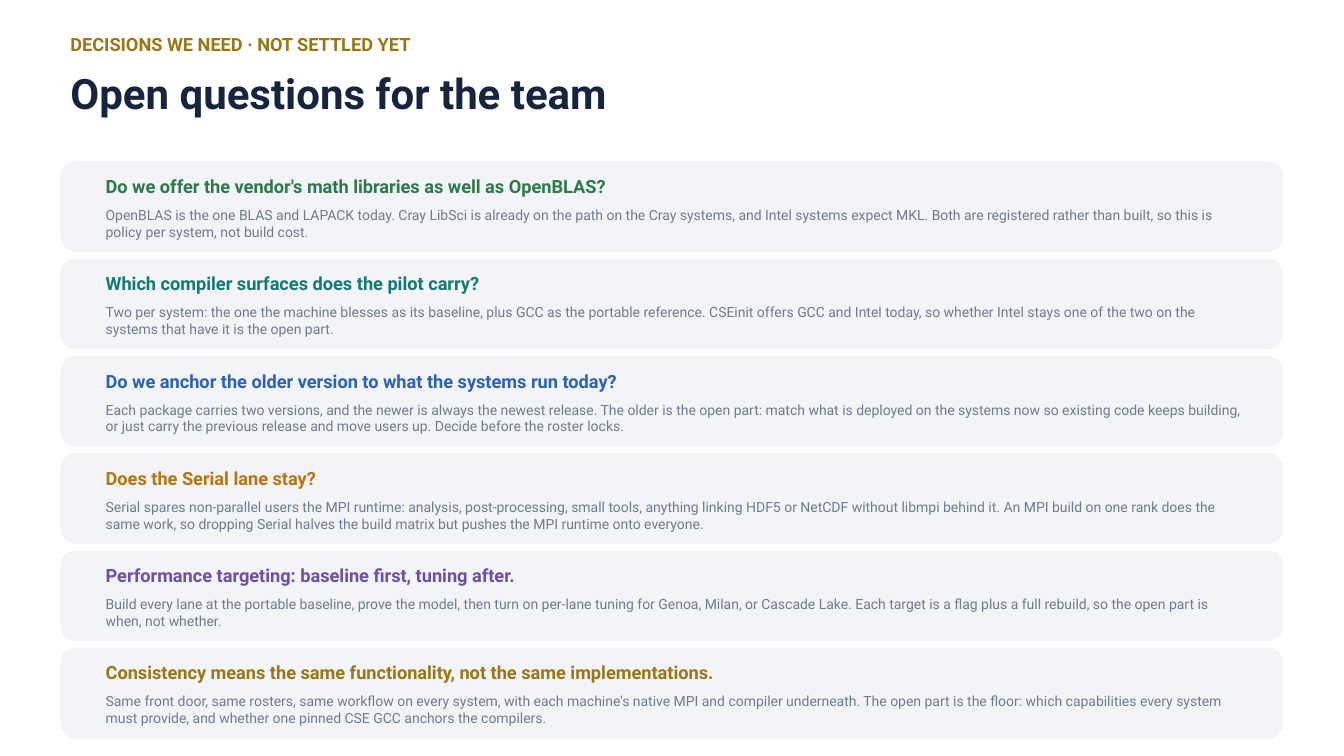
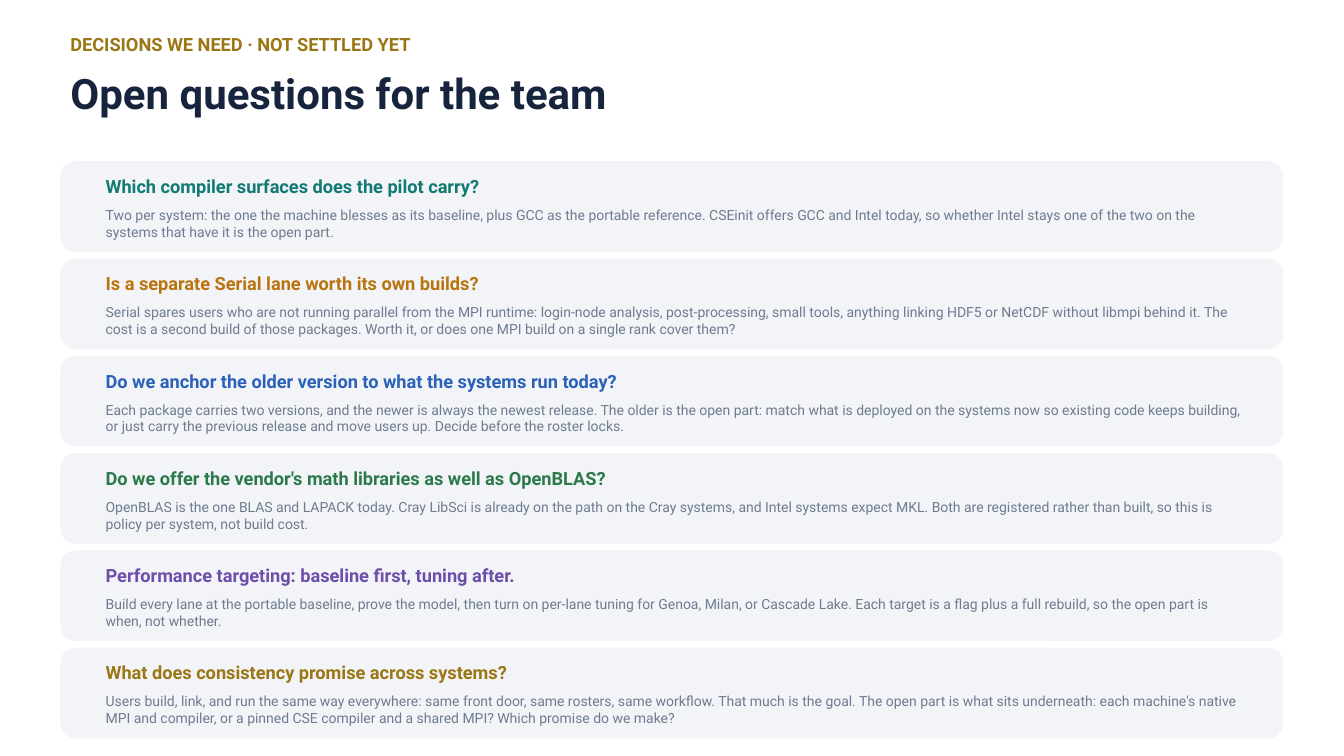
Before and after one commit to ray12514/stack-planning, a slide deck: slide 10 of presentations/cse_lanes_model.pptx. Drawn at 1344x756 pixels with LibreOffice and Linux fonts; fonts in the diff are those of the drawing. Boxes give left, top, right and bottom in pixels: in the first picture for what was removed or moved away, otherwise in the second. Text is boxed around its words. In the diff, an @@ line names an element or a change of style, - is before the commit and + after.

```diff
--- a/presentations/cse_lanes_model.pptx
+++ b/presentations/cse_lanes_model.pptx
@@ text "Which compiler surfaces does the ...": place and size @@
-text "Which compiler surfaces does the ..." at (106, 276, 479, 294)
+text "Which compiler surfaces does the ..." at (106, 179, 479, 197)
@@ text removed at (106, 179, 606, 197) @@
-Do we offer the vendor's math libraries as well as OpenBLAS?
@@ text "Two per system: the one ...": place and size @@
-text "Two per system: the one ..." at (106, 306, 1195, 337)
+text "Two per system: the one ..." at (106, 209, 1195, 240)
@@ text removed at (106, 209, 1213, 240) @@
-OpenBLAS is the one BLAS and LAPACK today. Cray LibSci is already on the path on the Cray systems, and Intel systems expect MKL. Both are registered rather than built, so this is policy per system, not build cost.
@@ text added at (106, 276, 479, 294), 13 pt, text #BA740E, bold @@
+Is a separate Serial lane worth its own builds?
@@ text added at (106, 306, 1227, 337), 10 pt, text #6E7B90 @@
+Serial spares users who are not running parallel from the MPI runtime: login-node analysis, post-processing, small tools, anything linking HDF5 or NetCDF without libmpi behind it. The cost is a second build of those packages. Worth it, or does one MPI build on a single rank cover them?
@@ text at (106, 471, 606, 489): text changed; text colour #BA740E to #2C7A4B @@
-Does the Serial lane stay?
+Do we offer the vendor's math libraries as well as OpenBLAS?
@@ text at (106, 501, 1213, 532): text changed @@
-Serial spares non-parallel users the MPI runtime: analysis, post-processing, small tools, anything linking HDF5 or NetCDF without libmpi behind it. An MPI build on one rank does the same work, so dropping Serial halves the build matrix but pushes the MPI runtime onto everyone.
+OpenBLAS is the one BLAS and LAPACK today. Cray LibSci is already on the path on the Cray systems, and Intel systems expect MKL. Both are registered rather than built, so this is policy per system, not build cost.
@@ text at (106, 665, 507, 683): text changed @@
-Consistency means the same functionality, not the same implementations.
+What does consistency promise across systems?
@@ text at (106, 695, 1236, 726): text changed @@
-Same front door, same rosters, same workflow on every system, with each machine's native MPI and compiler underneath. The open part is the floor: which capabilities every system must provide, and whether one pinned CSE GCC anchors the compilers.
+Users build, link, and run the same way everywhere: same front door, same rosters, same workflow. That much is the goal. The open part is what sits underneath: each machine's native MPI and compiler, or a pinned CSE compiler and a shared MPI? Which promise do we make?
```
Also in this commit, not shown: 1 other file.
